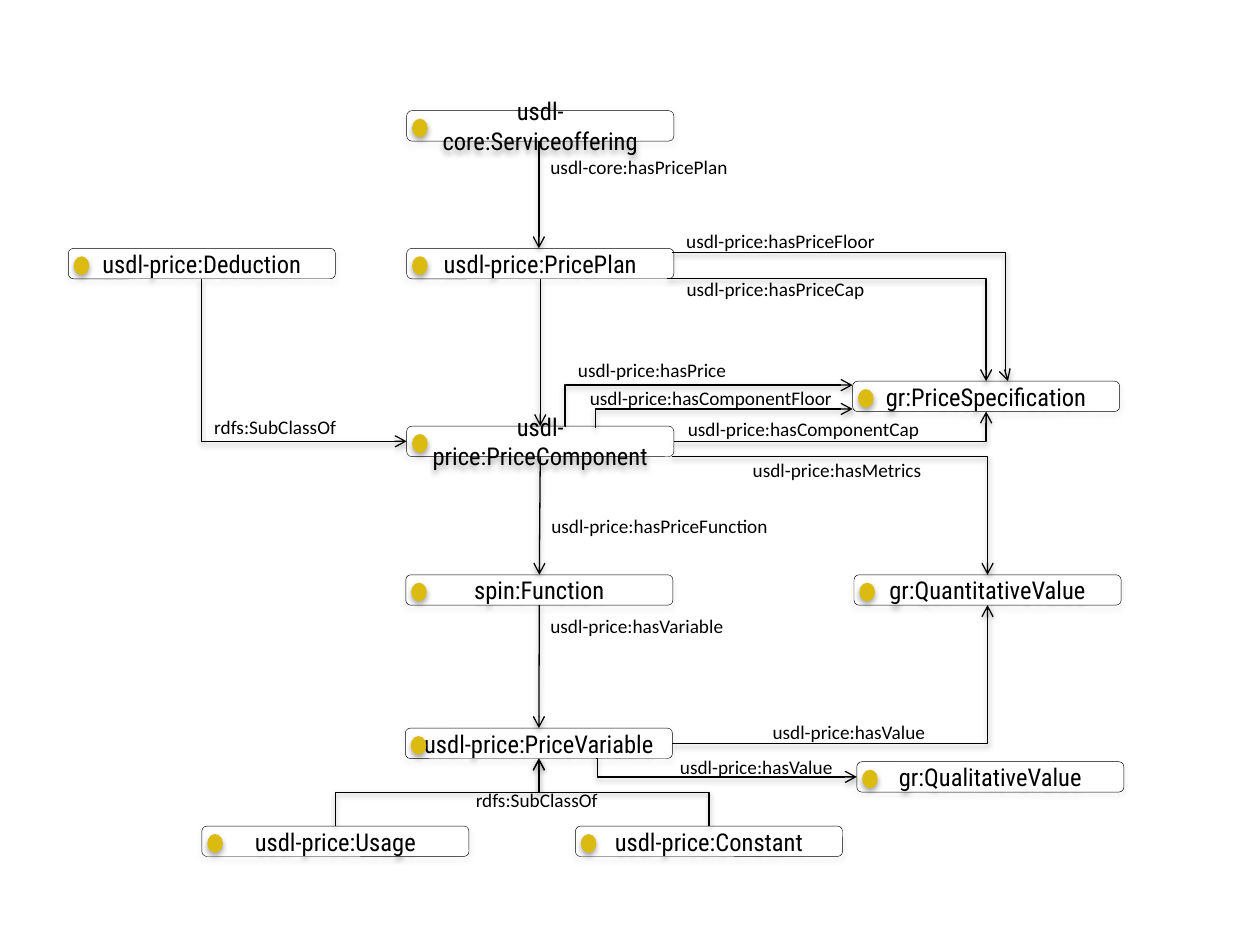
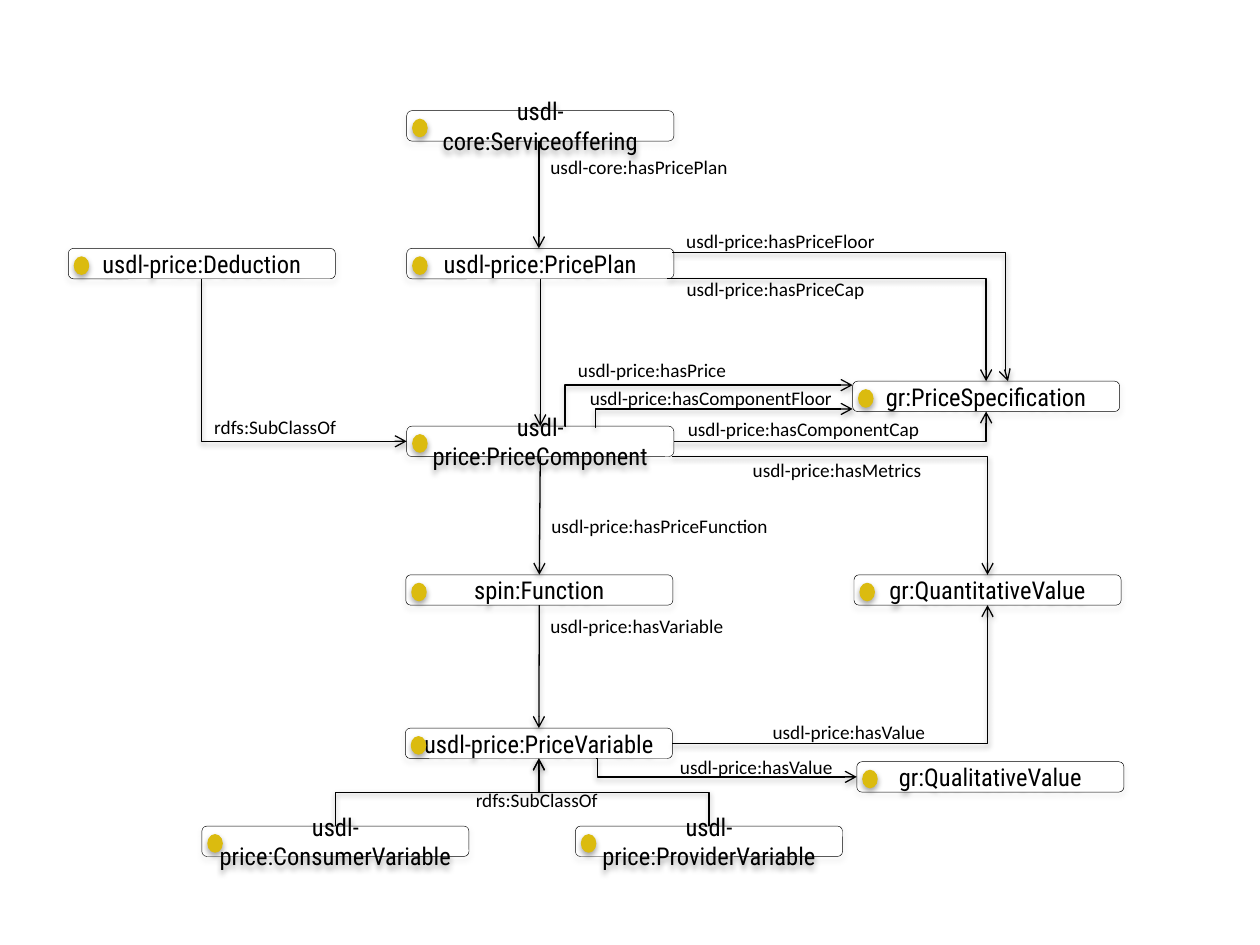
Before and after one commit to linked-usdl/usdl-price, a slide deck: slide 1 of USDLPricingModel_v2_src.pptx. Drawn at 1260x945 pixels with LibreOffice and Linux fonts; fonts in the diff are those of the drawing. Boxes give left, top, right and bottom in pixels: in the first picture for what was removed or moved away, otherwise in the second. Text is boxed around its words. In the diff, an @@ line names an element or a change of style, - is before the commit and + after.

Commit message:
Changed the name of Usage and Constant classes.
The classes are now called ConsumerVariable and ProviderVariable.

```diff
--- a/USDLPricingModel_v2_src.pptx
+++ b/USDLPricingModel_v2_src.pptx
@@ text in rounded rectangle at [220,814,451,870]: text changed @@
-usdl-price:Usage
+usdl-price:ConsumerVariable
@@ text in rounded rectangle at [602,814,815,870]: text changed @@
-usdl-price:Constant
+usdl-price:ProviderVariable
```
Also in this commit, not shown: 2 other files.
